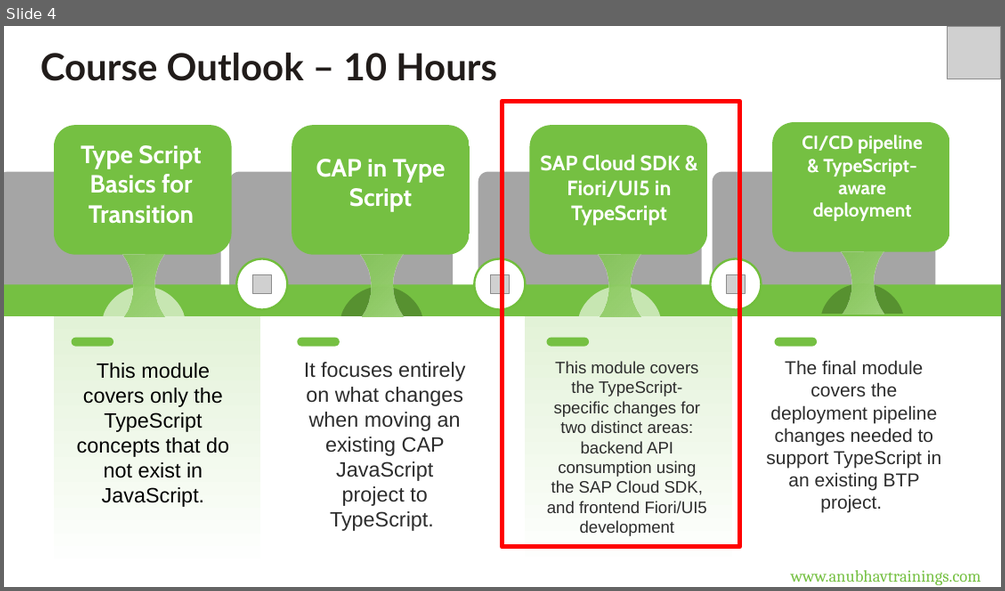
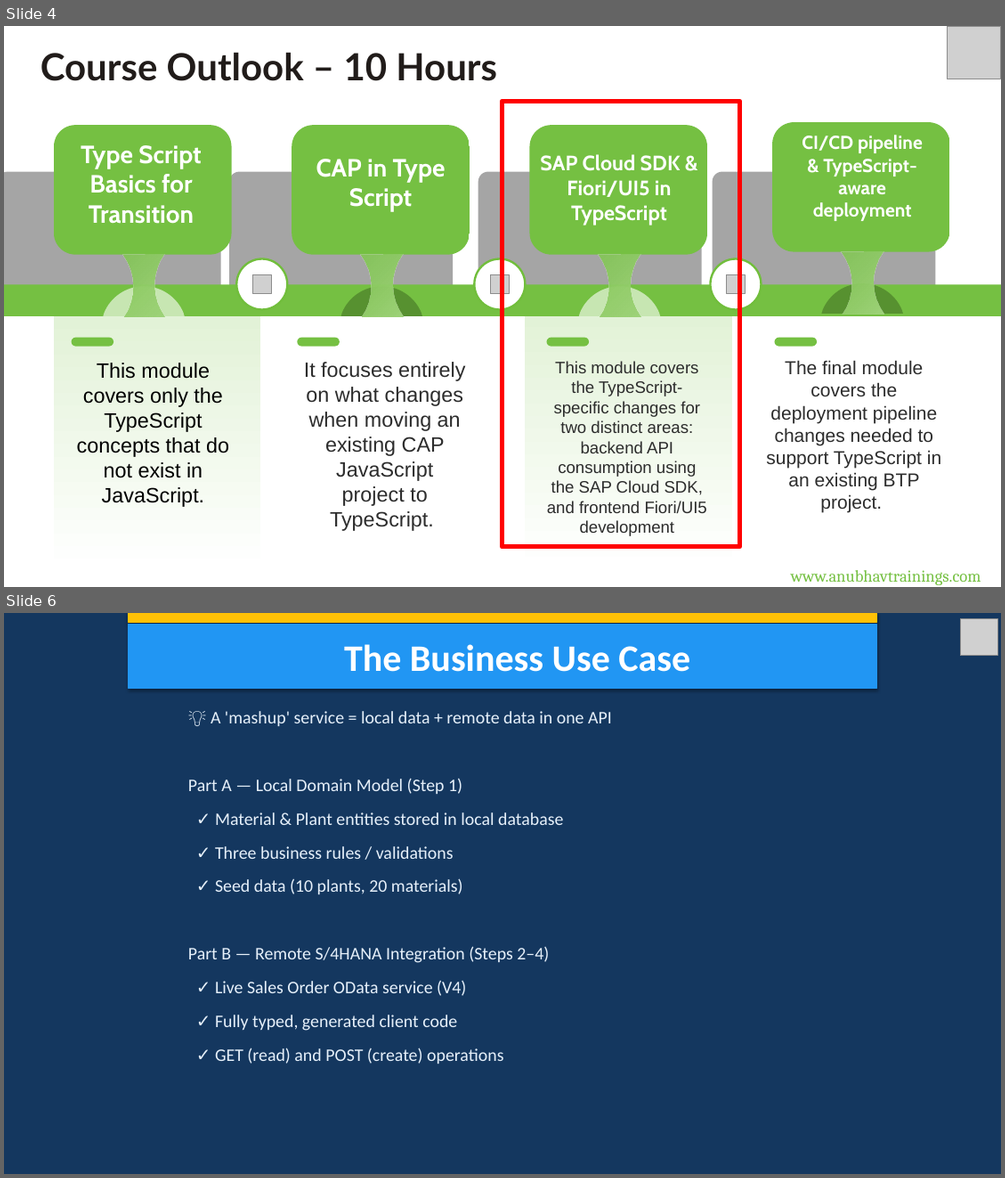
Before and after one commit to soyuztechnologies/typescript_training_capm, a slide deck: Day 3/DAY-3.pptx. Shown one above the other, each under a label of ours: slide 4 before the commit, slides 4 and 6 after it; the slides between them are not shown. The pictures are 1005x591 and 1005x1178 pixels, drawn with LibreOffice and Linux fonts; fonts in the diff are those of the drawing; grey boxes stand for pictures. Boxes give left, top, right and bottom in pixels: in the first picture for what was removed or moved away, otherwise in the second. Text is boxed around its words. In the diff, an @@ line names an element or a change of style, - is before the commit and + after.

```diff
--- a/Day 3/DAY-3.pptx
+++ b/Day 3/DAY-3.pptx
@@ slide 6 added at box(4, 613, 1001, 1174), background #14375F @@
@@ rectangle added at box(128, 613, 876, 622), fill #FFC107, outline #FFC107 0.75 pt @@
@@ rectangle added at box(128, 625, 876, 688), fill #2196F3, outline #2196F3 0.75 pt, 36 pt, text #FFFFFF, bold @@
+The Business Use Case
@@ picture added at box(960, 619, 997, 656) @@
@@ text added at box(188, 711, 612, 1063), 17 pt, text #E6F0FA @@
+💡 A 'mashup' service = local data + remote data in one API
+Part A — Local Domain Model (Step 1)
+✓ Material & Plant entities stored in local database
+✓ Three business rules / validations
+✓ Seed data (10 plants, 20 materials)
+Part B — Remote S/4HANA Integration (Steps 2–4)
+✓ Live Sales Order OData service (V4)
+✓ Fully typed, generated client code
+✓ GET (read) and POST (create) operations
```
Also in this commit, not shown: 1 slide changed, 71 other slides added, 4 slides removed, 2 other files.
